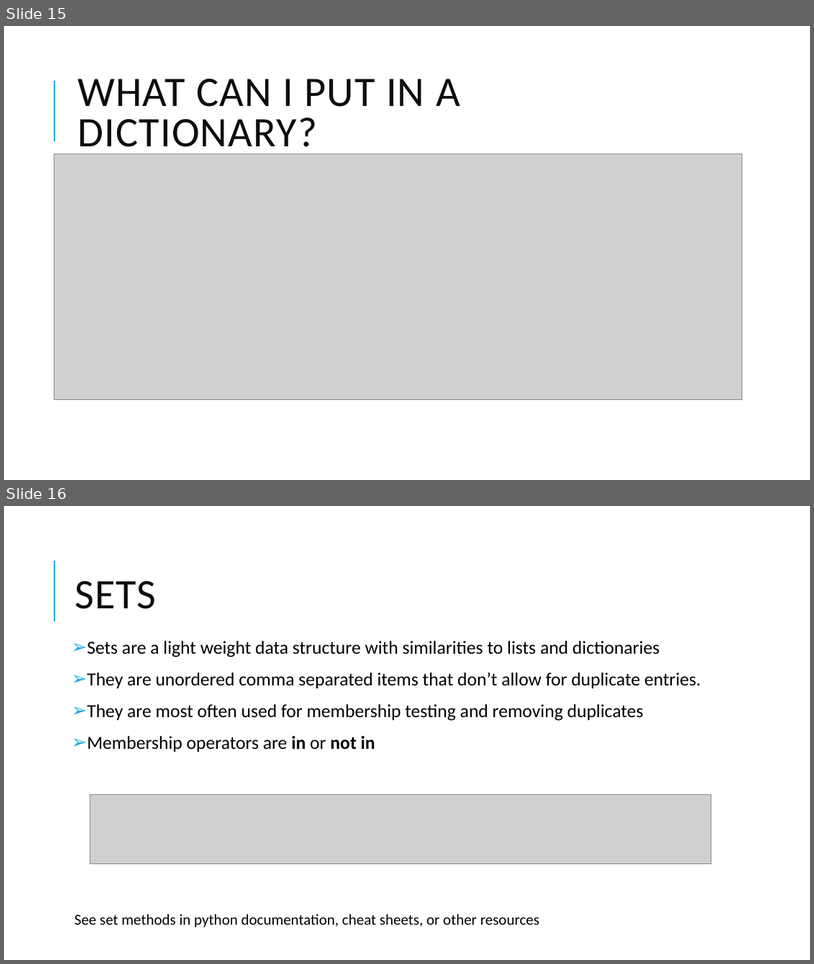
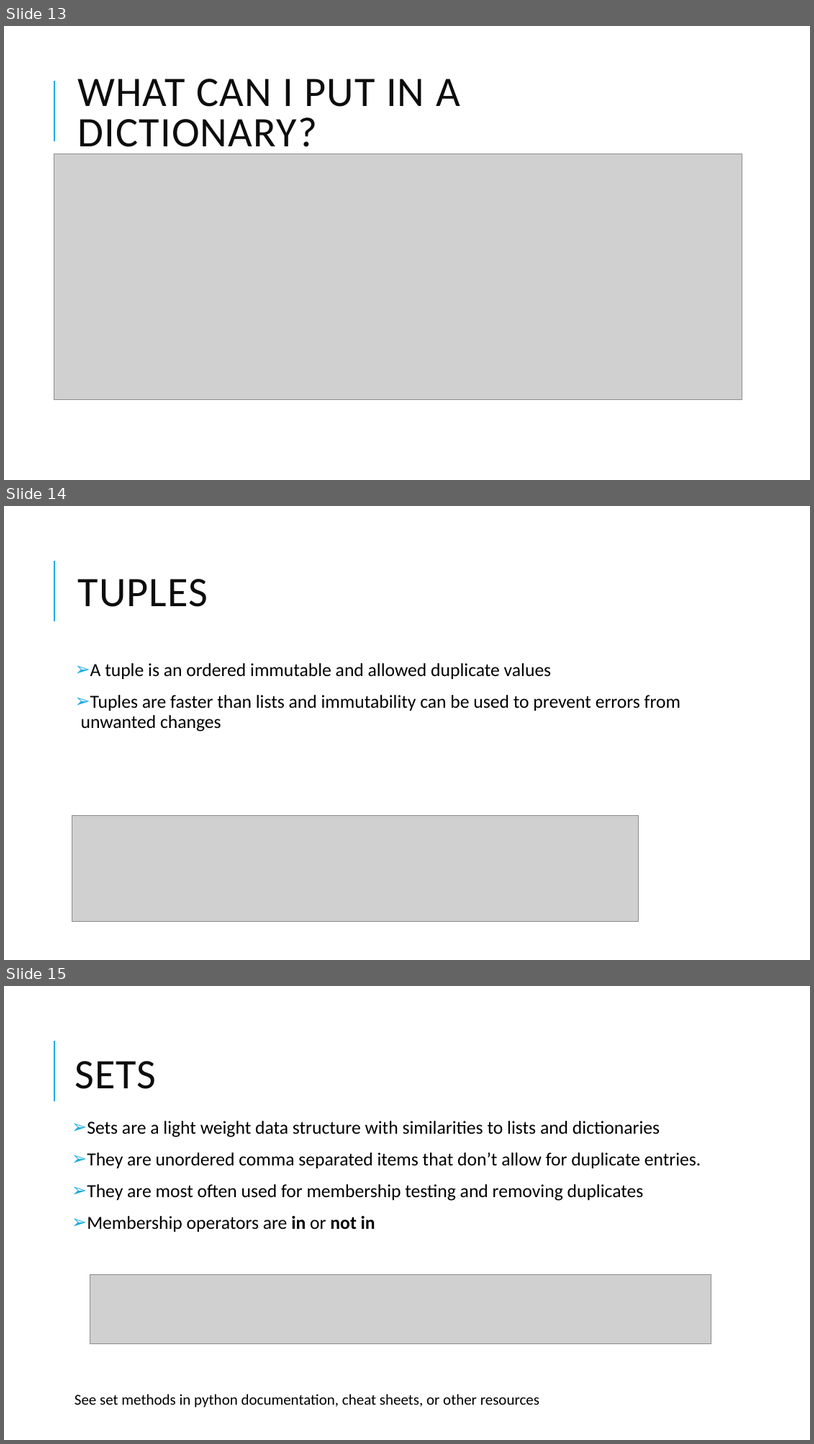
Before and after one commit to eicandanedo/python101, a slide deck: 3. Data Structures/Lessons/Advance Data Structures.pptx. Shown one above the other, each under a label of ours: slides 15 and 16 before the commit, slides 13, 14 and 15 after it. The pictures are 814x964 and 814x1444 pixels, drawn with LibreOffice and Linux fonts; fonts in the diff are those of the drawing; grey boxes stand for pictures. Boxes give left, top, right and bottom in pixels: in the first picture for what was removed or moved away, otherwise in the second. Text is boxed around its words. In the diff, an @@ line names an element or a change of style, - is before the commit and + after.

```diff
--- a/3. Data Structures/Lessons/Advance Data Structures.pptx
+++ b/3. Data Structures/Lessons/Advance Data Structures.pptx
@@ slide 14 added at (4, 506, 810, 960), background #FFFFFF; not listed: 1 template element that a slide beside it also shows @@
@@ title added at (77, 579, 208, 607), 50 pt, text #0D0D0D @@
+TUPLES
@@ text added at (81, 663, 681, 731), 22 pt, text #000000 @@
+➢ A tuple is an ordered immutable and allowed duplicate values
+➢ Tuples are faster than lists and immutability can be used to prevent errors from unwanted changes
@@ picture added at (72, 815, 639, 921) @@
@@ what was slide 15 is now slide 13 @@
@@ what was slide 16 is now slide 15 @@
```
Also in this commit, not shown: 2 slides removed.
